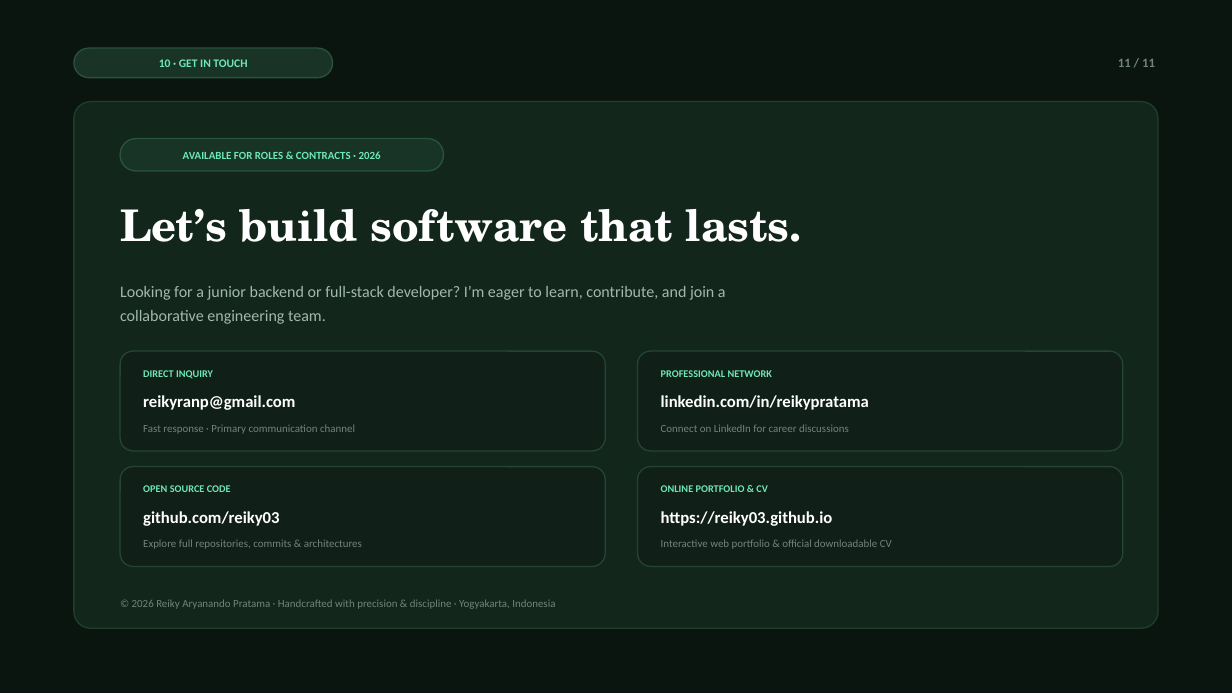
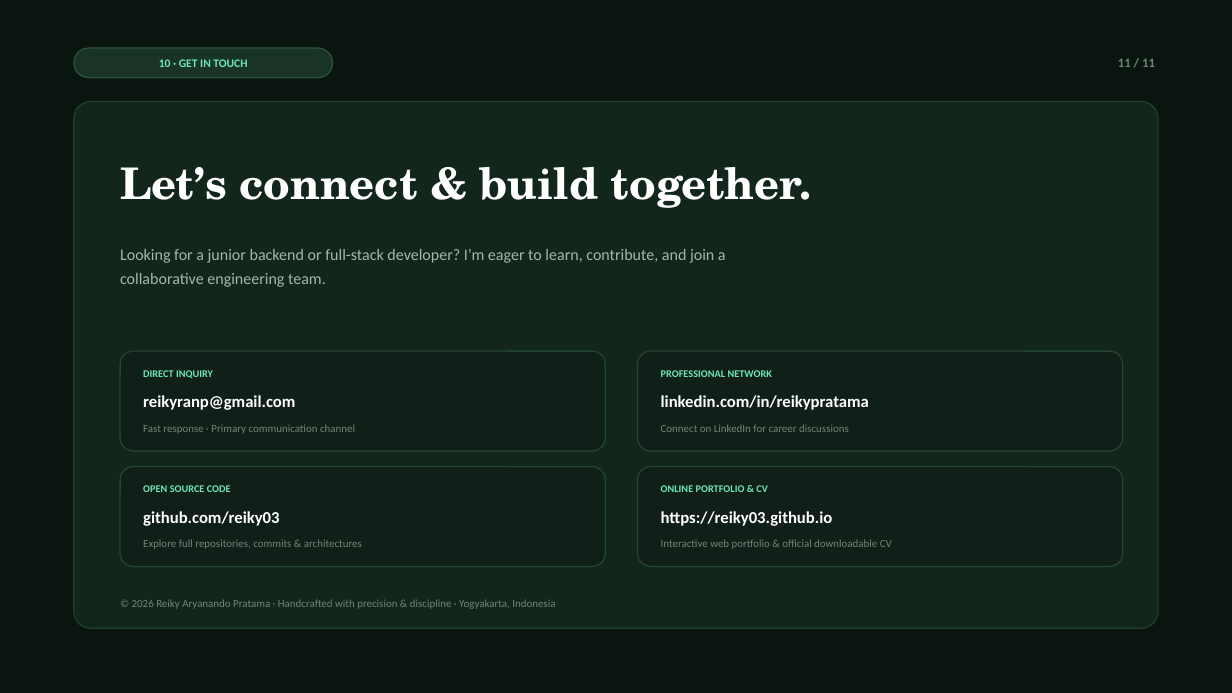
Before and after one commit to reiky03/portfolio, a slide deck: slide 11 of public/reiky-portfolio-presentation.pptx. Drawn at 1232x693 pixels with LibreOffice and Linux fonts; fonts in the diff are those of the drawing. Boxes give left, top, right and bottom in pixels: in the first picture for what was removed or moved away, otherwise in the second. Text is boxed around its words. In the diff, an @@ line names an element or a change of style, - is before the commit and + after.

```diff
--- a/public/reiky-portfolio-presentation.pptx
+++ b/public/reiky-portfolio-presentation.pptx
@@ rounded rectangle removed at bbox=[120, 139, 444, 171] @@
@@ text at bbox=[120, 167, 811, 208]: text changed @@
-Let’s build software that lasts.
+Let’s connect & build together.
@@ text removed at bbox=[183, 151, 381, 159] @@
-AVAILABLE FOR ROLES & CONTRACTS · 2026
@@ text "Looking for a junior backend ...": place and size @@
-text "Looking for a junior backend ..." at bbox=[120, 286, 726, 324]
+text "Looking for a junior backend ..." at bbox=[120, 249, 726, 287]
```
Also in this commit, not shown: 4 other files.
